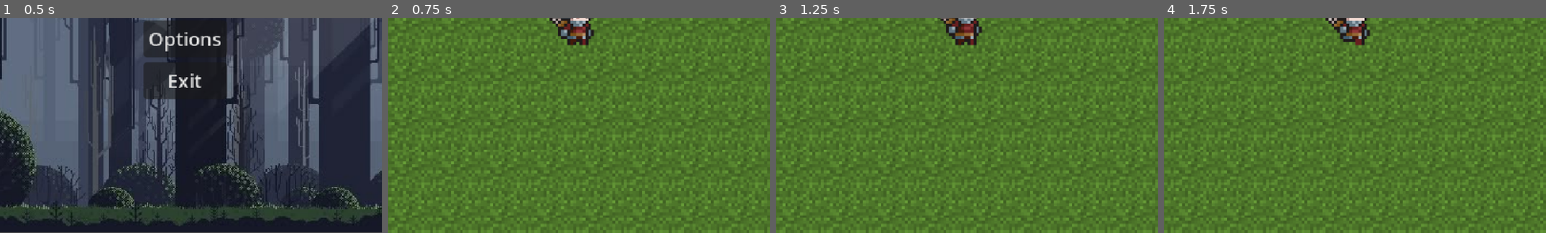
Above: before the commit, frames 1-4 (left to right).
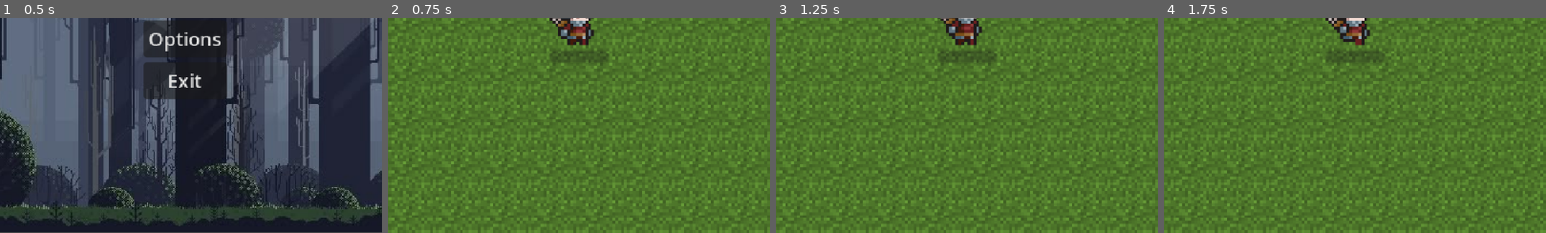
Above: after the commit, the same moments.

Repository: Qxver/Godot-Game
Game: Godot game, scene res://Menu/menu.tscn
Same seed, same stepped clock (60 frames per second), same inputs: the game is played once before the commit and once after it.
Inputs:
- Up to frame 1 (0.5 s): no input
- Up to frame 2 (0.75 s): click "Play" at 0.5 s
- Up to frame 3 (1.25 s): no input
- Up to frame 4 (1.75 s): tap Enter at 1.25 s; hold Right (move_right) from 1.28 s (still down)
The pictures show only the part of the screen within x 26-76%, y 50-100%; the shares and areas given below are measured in that part.

Frame 1 is identical in both runs. In frame 2, 0.6% of the frame differs, in the area x 42-58%, y 15-21%; in frame 3, 0.6%; in frame 4, 0.6%.

Commit message:
Added exp and related functions

Diff:
--- a/player.gd
+++ b/player.gd
@@ -1,4 +1,7 @@
 extends CharacterBody2D
+
+#Player related
+var speed = 100
 
 #Bow starting weapon
 var bow = preload("res://Attacks/bow.tscn")
@@ -7,6 +10,11 @@
 var BowAttackSpeed=1
 var BowAmmo=0
 var BowBaseAmmo=3
+
+#Level/Exp related
+var level=1
+var exp: float = 0.0
+var exp_to_next_level: float =1000
 
 #Enemy related
 var enemy_close: Array=[] #Array of all enemies in detection zone
@@ -59,13 +67,24 @@
 		if enemy_close.has(body):
 			enemy_close.erase(body)
 
+func level_up():
+	exp-=exp_to_next_level
+	exp_to_next_level*=1.1
+	speed+=100	 #number just to test
+
+func get_exp(enemy_exp):
+	exp+=enemy_exp
+	if exp>exp_to_next_level:
+		level_up()
+	%ExpBar.value=exp/exp_to_next_level
+
 
 signal health_depleted
 var health = 100.0  # player health
 
 func _physics_process(delta: float) -> void:
 	var direction = Input.get_vector("move_left", "move_right", "move_up", "move_down")  # player movement
-	velocity = direction * 100  # player speed
+	velocity = direction * speed  # player speed
 	move_and_slide()
 
 	# animation
--- a/player.tscn
+++ b/player.tscn
@@ -181,6 +181,15 @@
 value = 100.0
 show_percentage = false
 
+[node name="ExpBar" type="ProgressBar" parent="."]
+unique_name_in_owner = true
+offset_left = -10.0
+offset_top = 2.0
+offset_right = 10.0
+offset_bottom = 6.0
+max_value = 1.0
+show_percentage = false
+
 [node name="Attack" type="Node2D" parent="."]
 
 [node name="BowTimer" type="Timer" parent="Attack"]
@@ -189,6 +198,7 @@
 wait_time = 0.75
 
 [node name="EnemyDetection" type="Area2D" parent="."]
+visible = false
 position = Vector2(-1, -8)
 
 [node name="CollisionShape2D" type="CollisionShape2D" parent="EnemyDetection"]
